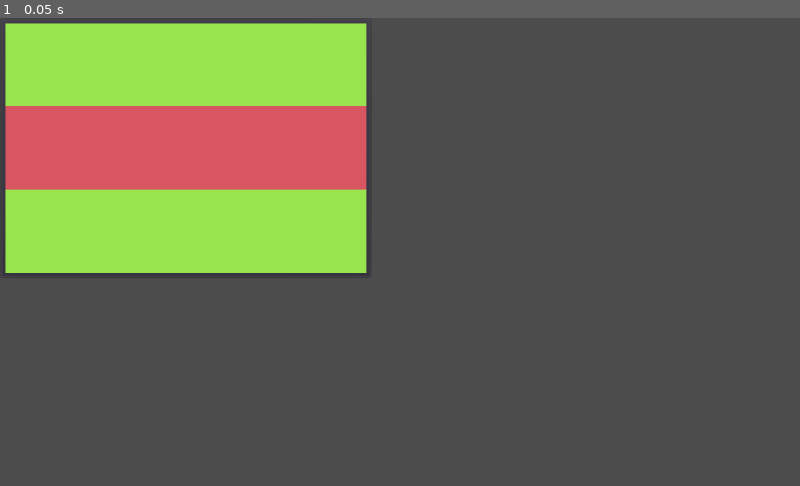
Above: before the commit, frame 1.
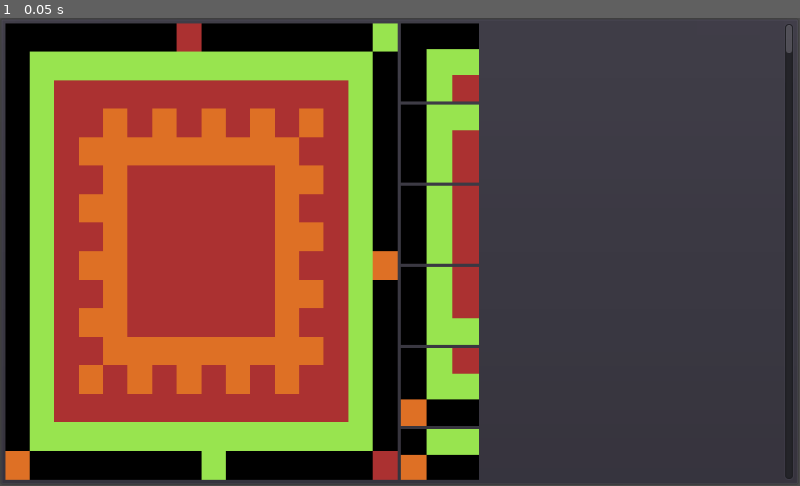
Above: after the commit, the same moment.

Repository: CalinDale/WFC-Generator
Game: Godot game, scene res://Scenes/App/App.tscn
Two runs of this game, one before a commit and one after it. Both use one fixed random seed, a clock stepped at 60 frames per second and the inputs below.
Inputs:
- Up to frame 1 (0.05 s): no input

The runs differ from the first frame. In frame 1, 55% of the frame differs, in the area x 0-100%, y 1-100%.

Commit message:
now displays patterns

Diff:
--- a/Resources/Pattern/Pattern.gd
+++ b/Resources/Pattern/Pattern.gd
@@ -63,35 +63,35 @@
 # And mirroring both ways is the same as rotating 180
 # So if rotation and mirroring either way is allowed, we only need to cover the rotations of one mirror to cover them both.
 func _generate_variation_strings(p_data: Dictionary) -> Array:
-	var variation_strings := [string]
+	var v_strings := [string]
 
 	if rotatable:
-		variation_strings.append(_stringify(_rotate(p_data, _rotated_size, _rotated_center, 90), _rotated_size))
-		variation_strings.append(_stringify(_rotate(p_data, _size, _center, 180), _size))
-		variation_strings.append(_stringify(_rotate(p_data, _rotated_size, _rotated_center, 270), _rotated_size))
+		v_strings.append(_stringify(_rotate(p_data, _rotated_size, _rotated_center, 90), _rotated_size))
+		v_strings.append(_stringify(_rotate(p_data, _size, _center, 180), _size))
+		v_strings.append(_stringify(_rotate(p_data, _rotated_size, _rotated_center, 270), _rotated_size))
 
 		if mirrorable_h or mirrorable_v:
 			var mirrored_data := _mirror_h(p_data, _size, _center)
-			variation_strings.append(_stringify(mirrored_data, _size))
+			v_strings.append(_stringify(mirrored_data, _size))
 
-			variation_strings.append(_stringify(_rotate(mirrored_data, _rotated_size, _rotated_center, 90), _rotated_size))
-			variation_strings.append(_stringify(_rotate(mirrored_data, _size, _center, 180), _size))
-			variation_strings.append(_stringify(_rotate(mirrored_data, _rotated_size, _rotated_center, 270), _rotated_size))
+			v_strings.append(_stringify(_rotate(mirrored_data, _rotated_size, _rotated_center, 90), _rotated_size))
+			v_strings.append(_stringify(_rotate(mirrored_data, _size, _center, 180), _size))
+			v_strings.append(_stringify(_rotate(mirrored_data, _rotated_size, _rotated_center, 270), _rotated_size))
 
 	else:
 		if mirrorable_h:
 			var mirrored_h_data := _mirror_h(p_data, _size, _center)
-			variation_strings.append(_stringify(mirrored_h_data, _size))
+			v_strings.append(_stringify(mirrored_h_data, _size))
 
 			if mirrorable_v:
 				var mirrored_hv_data := _mirror_v(mirrored_h_data, _size, _center)
-				variation_strings.append(_stringify(mirrored_hv_data, _size))
+				v_strings.append(_stringify(mirrored_hv_data, _size))
 
 		if mirrorable_v:
 			var mirrored_v_data := _mirror_v(p_data, _size, _center)
-			variation_strings.append(_stringify(mirrored_v_data, _size))
+			v_strings.append(_stringify(mirrored_v_data, _size))
 
-	return variation_strings
+	return v_strings
 
 
 func _rotate(p_data: Dictionary, p_size: Vector2, p_center: Vector2, degrees: float) -> Dictionary:
--- a/Scenes/App/App.gd
+++ b/Scenes/App/App.gd
@@ -2,12 +2,30 @@
 class_name App
 extends Control
 
+export var sample_display_path : NodePath
+export var pattern_display_list_path : NodePath
+export var tiles := {}
+
+var sample_display : MapDisplay
+var pattern_display_list : PatternDisplayList
+
 onready var wfc_generator : Node = $WFCGenerator
-onready var sample_display : Node = $PanelContainer/MapDisplay
+
 
 # Called when the node enters the scene tree for the first time.
 func _ready() -> void:
+	sample_display = get_node(sample_display_path)
+	pattern_display_list = get_node(pattern_display_list_path)
+	start()
+
+func start() -> void:
 	wfc_generator.go()
 
 func _on_WFCGenerator_sample_read(map: WFCMap) -> void:
-	sample_display.draw_map(map)
+	tiles = map.tiles
+	sample_display.tiles = tiles
+	sample_display.draw_map(map.data, map.size)
+
+func _on_WFCGenerator_patterns_sliced(patterns: Dictionary) -> void:
+	pattern_display_list.tiles = tiles
+	pattern_display_list.build_list(patterns)
--- a/Scenes/App/App.tscn
+++ b/Scenes/App/App.tscn
@@ -1,30 +1,42 @@
-[gd_scene load_steps=5 format=2]
+[gd_scene load_steps=6 format=2]
 
 [ext_resource path="res://Scenes/WFCGenerator/WFCGenerator.tscn" type="PackedScene" id=1]
 [ext_resource path="res://Scenes/Interface/MapDisplay/MapDisplay.tscn" type="PackedScene" id=2]
 [ext_resource path="res://Scenes/App/App.gd" type="Script" id=3]
-[ext_resource path="res://Samples/oneStripe.png" type="Image" id=4]
+[ext_resource path="res://Samples/sample1.png" type="Image" id=4]
+[ext_resource path="res://Scenes/Interface/PatternDisplayList/PatternDisplayList.tscn" type="PackedScene" id=5]
 
 [node name="App" type="Control"]
 script = ExtResource( 3 )
 __meta__ = {
 "_edit_use_anchors_": false
 }
+sample_display_path = NodePath("PanelContainer/HBoxContainer/MapDisplay")
+pattern_display_list_path = NodePath("PanelContainer/HBoxContainer/PatternDisplayList")
 
 [node name="WFCGenerator" parent="." instance=ExtResource( 1 )]
 sample_image = ExtResource( 4 )
 
 [node name="PanelContainer" type="PanelContainer" parent="."]
-margin_right = 476.0
-margin_bottom = 334.0
+margin_right = 1023.0
+margin_bottom = 599.0
 __meta__ = {
 "_edit_use_anchors_": false
 }
 
-[node name="MapDisplay" parent="PanelContainer" instance=ExtResource( 2 )]
+[node name="HBoxContainer" type="HBoxContainer" parent="PanelContainer"]
 margin_left = 7.0
 margin_top = 7.0
-margin_right = 469.0
-margin_bottom = 327.0
+margin_right = 1016.0
+margin_bottom = 592.0
 
+[node name="MapDisplay" parent="PanelContainer/HBoxContainer" instance=ExtResource( 2 )]
+margin_right = 502.0
+margin_bottom = 585.0
+size_flags_horizontal = 3
+size_flags_vertical = 3
+
+[node name="PatternDisplayList" parent="PanelContainer/HBoxContainer" instance=ExtResource( 5 )]
+
+[connection signal="patterns_sliced" from="WFCGenerator" to="." method="_on_WFCGenerator_patterns_sliced"]
 [connection signal="sample_read" from="WFCGenerator" to="." method="_on_WFCGenerator_sample_read"]
--- a/Scenes/Interface/MapDisplay/MapDisplay.gd
+++ b/Scenes/Interface/MapDisplay/MapDisplay.gd
@@ -2,21 +2,23 @@
 class_name MapDisplay
 extends HBoxContainer
 
-# We should refactor this to just build an imagetexture and display it in a texture rect
 
-func draw_map(map: WFCMap) -> void:
-	for x in map.size.x:
-		var column = VBoxContainer.new()
+export var tiles := {}
+
+
+func draw_map(map: Dictionary, size: Vector2) -> void:
+	for x in size.x:
+		var column := VBoxContainer.new()
 		column.size_flags_horizontal = SIZE_EXPAND_FILL
 		column.size_flags_vertical = SIZE_EXPAND_FILL
 		column.name = "x" + str(x)
 		column.set("custom_constants/separation", 0)
 		add_child(column)
 
-		for y in map.size.y:
+		for y in size.y:
 			var coords = Vector2(x,y)
-			var tile_id = map.data[coords]
-			var tile_color = map.tiles[tile_id]
+			var tile_id = map[coords]
+			var tile_color = tiles[tile_id]
 			var tile = ColorRect.new()
 			tile.color = tile_color
 			tile.size_flags_horizontal = SIZE_EXPAND_FILL
--- /dev/null
+++ b/Scenes/Interface/PatternDisplayList/PatternDisplayList.gd
@@ -0,0 +1,32 @@
+## Displays
+class_name PatternDisplayList
+extends ScrollContainer
+
+
+export var min_display_size : Vector2
+export var vbox_container_path : NodePath
+export var tiles := {}
+
+var vbox_container : VBoxContainer
+
+
+func _ready() -> void:
+	vbox_container = get_node(vbox_container_path)
+
+
+func build_list(patterns: Dictionary) -> void:
+	var pattern_count := 1
+	for pattern_string in patterns:
+		var pattern : Pattern = patterns[pattern_string]
+		var map_display := MapDisplay.new()
+		map_display.tiles = tiles
+		map_display.rect_min_size = min_display_size
+		map_display.name = "Pattern " + str(pattern_count) + ": " + pattern_string
+
+		map_display.size_flags_horizontal = 0
+		map_display.size_flags_vertical = 0
+		map_display.set("custom_constants/separation", 0)
+
+		vbox_container.add_child(map_display)
+		map_display.draw_map(pattern._data, pattern._size)
+		pattern_count += 1
--- /dev/null
+++ b/Scenes/Interface/PatternDisplayList/PatternDisplayList.tscn
@@ -0,0 +1,22 @@
+[gd_scene load_steps=2 format=2]
+
+[ext_resource path="res://Scenes/Interface/PatternDisplayList/PatternDisplayList.gd" type="Script" id=1]
+
+[node name="PatternDisplayList" type="ScrollContainer"]
+margin_left = 506.0
+margin_right = 1009.0
+margin_bottom = 585.0
+size_flags_horizontal = 3
+size_flags_vertical = 3
+script = ExtResource( 1 )
+__meta__ = {
+"_edit_use_anchors_": false
+}
+min_display_size = Vector2( 100, 100 )
+vbox_container_path = NodePath("VBoxContainer")
+
+[node name="VBoxContainer" type="VBoxContainer" parent="."]
+margin_right = 503.0
+margin_bottom = 585.0
+size_flags_horizontal = 3
+size_flags_vertical = 3
--- a/Scenes/WFCGenerator/PatternSlicer/PatternSlicer.gd
+++ b/Scenes/WFCGenerator/PatternSlicer/PatternSlicer.gd
@@ -2,12 +2,14 @@
 class_name PatternSlicer
 extends Node
 
-export var rotate := true
-export var mirror_h := true
-export var mirror_v := true
+
+export var rotate := false
+export var mirror_h := false
+export var mirror_v := false
 export var prefer_common := true
 
-func generate_patterns(map: WFCMap, pattern_size: Vector2) -> void:
+
+func generate_patterns(map: WFCMap, pattern_size: Vector2) -> Dictionary:
 	var slicable_map := _add_wrapped_tiles(map, pattern_size)
 
 	var patterns := {}
@@ -19,7 +21,7 @@
 			pattern._init({}, pattern_size, rotate, mirror_h, mirror_v)
 			pattern._data = _slice_tiles(slicable_map, map_coord, pattern_size)
 			patterns = _add_pattern(pattern, patterns)
-	print(patterns)
+	return patterns
 
 
 func _add_wrapped_tiles(map: WFCMap, pattern_size: Vector2) -> Dictionary:
--- a/Scenes/WFCGenerator/WFCGenerator.gd
+++ b/Scenes/WFCGenerator/WFCGenerator.gd
@@ -3,6 +3,7 @@
 extends Node
 
 signal sample_read(map)
+signal patterns_sliced(patterns)
 
 export var sample_image : Image
 export var pattern_size : Vector2
@@ -14,7 +15,8 @@
 func go() -> void:
 	var sample_map : WFCMap = _image_reader.convert_to_map(sample_image)
 	emit_signal("sample_read", sample_map)
-	_pattern_slicer.generate_patterns(sample_map, pattern_size)
+	var patterns : Dictionary = _pattern_slicer.generate_patterns(sample_map, pattern_size)
+	emit_signal("patterns_sliced", patterns)
 
 
 # Called every frame. 'delta' is the elapsed time since the previous frame.
--- a/project.godot
+++ b/project.godot
@@ -29,6 +29,11 @@
 "language": "GDScript",
 "path": "res://Resources/Pattern/Pattern.gd"
 }, {
+"base": "ScrollContainer",
+"class": "PatternDisplayList",
+"language": "GDScript",
+"path": "res://Scenes/Interface/PatternDisplayList/PatternDisplayList.gd"
+}, {
 "base": "Node",
 "class": "PatternSlicer",
 "language": "GDScript",
@@ -49,6 +54,7 @@
 "ImageReader": "",
 "MapDisplay": "",
 "Pattern": "",
+"PatternDisplayList": "",
 "PatternSlicer": "",
 "WFCGenerator": "",
 "WFCMap": ""
